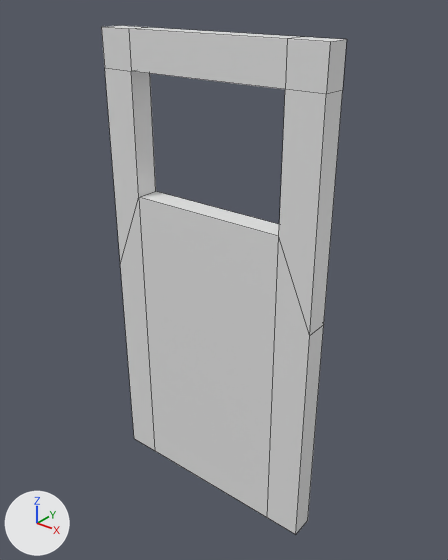
What one commit did to the FBX model Assets/modelisation/PROPS/PROP_door_02_v1.fbx.
One viewpoint serves both versions: a 50 mm lens placed at (3.22, -1.06, 1.92), pointed at (1.77, 0.75, 0.79). The lights are fixed; the arrows at lower left show +X, +Y and +Z. Mesh edges are drawn as thin lines. Where no turn or scale is listed for an object, it has been applied to the vertices.
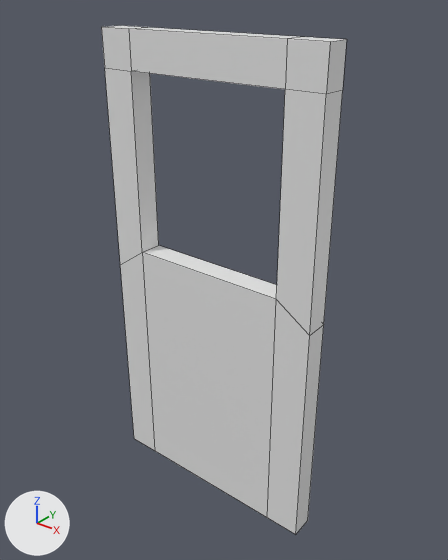
The newer file is also turned or shifted as a whole; pictures and numbers use the older file's frame.

Scene script edits in JSON lines:
```json
{"block": "me_cube_012", "where": "me_cube_012.from_pydata(...)  # 32 vertices, 32 faces; spans x -0.5..0.5, y 0.03..0.13, z 0.0..2.0"}
{"block": "me_cube_012", "where": "# used by ob_cube; location = (1.75, 0.625, -0.25)"}
{"block": "me_cube_012", "where": "# before: 16 (0.35, 0.03, 1.35) at pixel (278, 236), 17 (0.35, 0.13, 1.35), 20 (-0.35, 0.03, 1.35) at pixel (138, 197), 23 (-0.35, 0.13, 1.35) at pixel (155, 191)"}
{"block": "me_cube_012", "change": "me_cube_012 part 1"}
{"op": "add", "block": "me_cube_012", "code": "for i in [16, 17, 20, 23]: me_cube_012.vertices[i].co += Vector((0.0, 0.0, -0.25))"}
```

Boxes [x1, y1, x2, y2] around the edits, measured in the pictures (448 x 560 px; the box of a moved part takes in the faces that stretch with it):
```json
{"part": 1, "of": "me_cube_012", "change": "moved or reshaped", "before": [119, 155, 310, 337], "after": [119, 155, 310, 337]}
```
